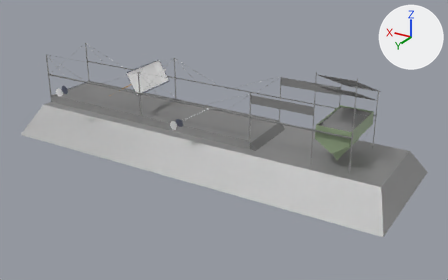
Renders of the glTF model Assets/Melt_In_Place_Station/MeltInPlaceStation.glb from each side of a commit.
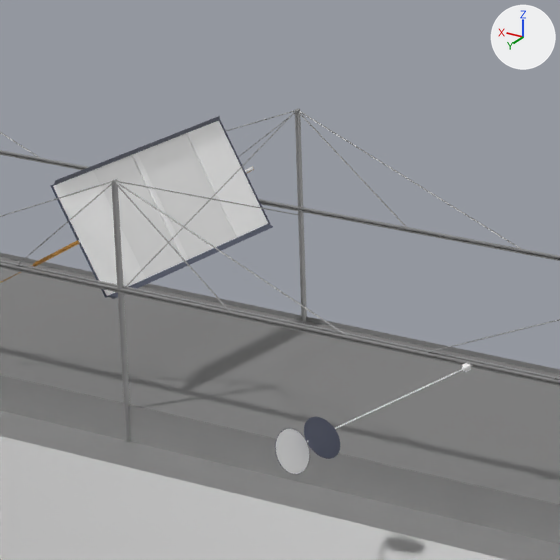
Each version is shown whole from a 50 mm camera at (-8.96, 11.77, 5.6) aimed at (-2.02, 0.19, -0.19), then close up on the part from 26% to 51% of the width and 13% to 52% of the height. The lights are fixed; the arrows at upper right show +X, +Y and +Z. Where no turn or scale is listed for an object, it has been applied to the vertices.

In view in the first close-up: 'MIP_round_lens_2_A', 'MIP_round_lens_Arm_2_A', 'MIP_round_lens_cap_2_A', 'MIP_square_lens_A', 'MIP_square_lens_shutter_Middle_A', 'MIP_square_lens_shutter_N_A', 'MIP_square_lens_shutter_S_A', 'MIP_structure_M', 'Regolith_Bed_M'.
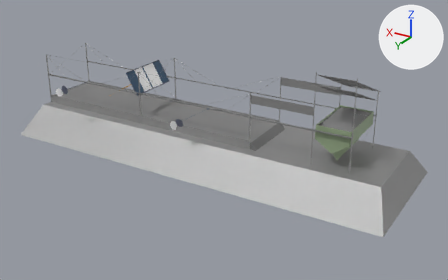
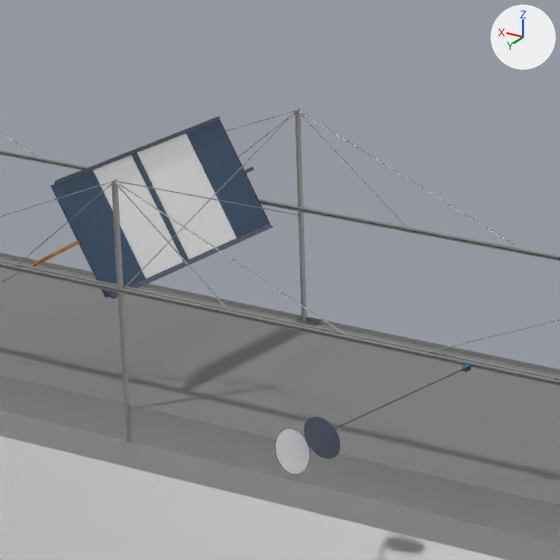
Changed parts and their boxes (x1, y1, x2, y2) in the close-ups (560 x 560 px):
```json
{"object": "MIP_square_lens_shutter_N_A", "change": "recoloured, surface changed", "before": [53, 170, 146, 296], "after": [53, 170, 146, 296], "on screen": "white to blue"}
{"object": "MIP_square_lens_shutter_S_A", "change": "recoloured, surface changed", "before": [186, 120, 268, 237], "after": [186, 120, 268, 237], "on screen": "white to blue"}
{"object": "MIP_square_lens_shutter_Middle_A", "change": "recoloured, surface changed", "before": [132, 153, 188, 262], "after": [132, 153, 188, 262], "on screen": "white to blue"}
{"object": "MIP_round_lens_Arm_2_A", "change": "recoloured, surface changed", "before": [307, 363, 473, 443], "after": [307, 363, 473, 443]}
```

Scene script edits in JSON lines:
```json
{"op": "set", "path": "mat_steelblue.metallic", "old": "1.0", "new": "0.0"}
{"op": "set", "path": "mat_steelblue.roughness", "old": "1.0", "new": "0.5"}
{"op": "set", "path": "mat_steelblue.base_color", "old": "(1.0, 1.0, 1.0)", "new": "(0.0513, 0.105, 0.178)", "note": "white #ffffff -> dark blue #405b75"}
```
